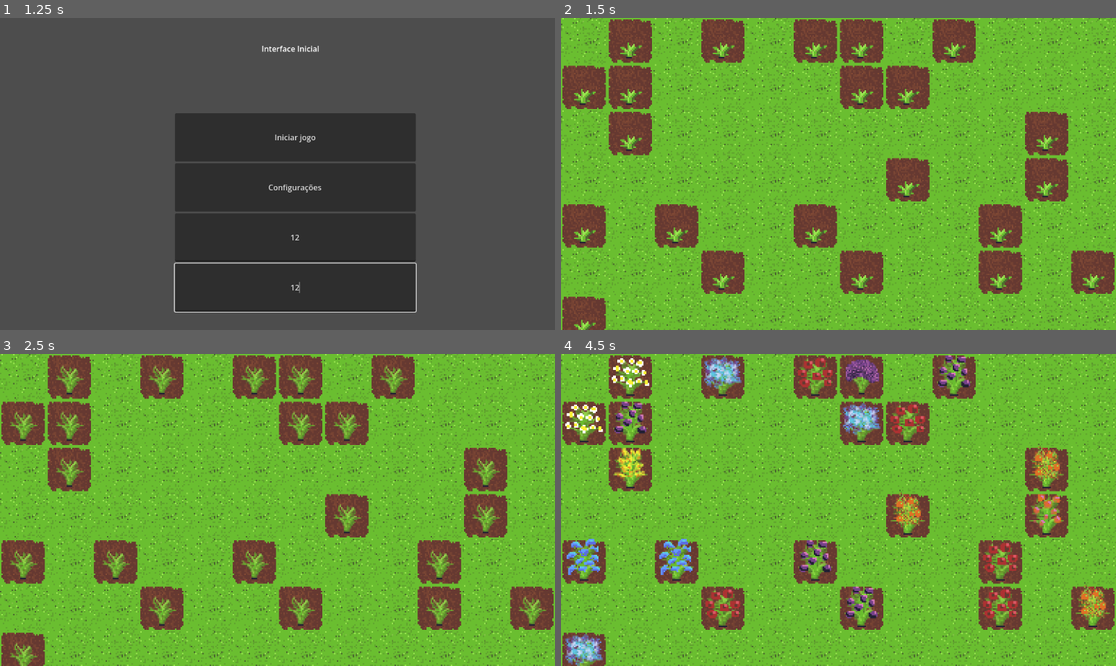
Above: before the commit, frames 1-4 (two rows, left to right).
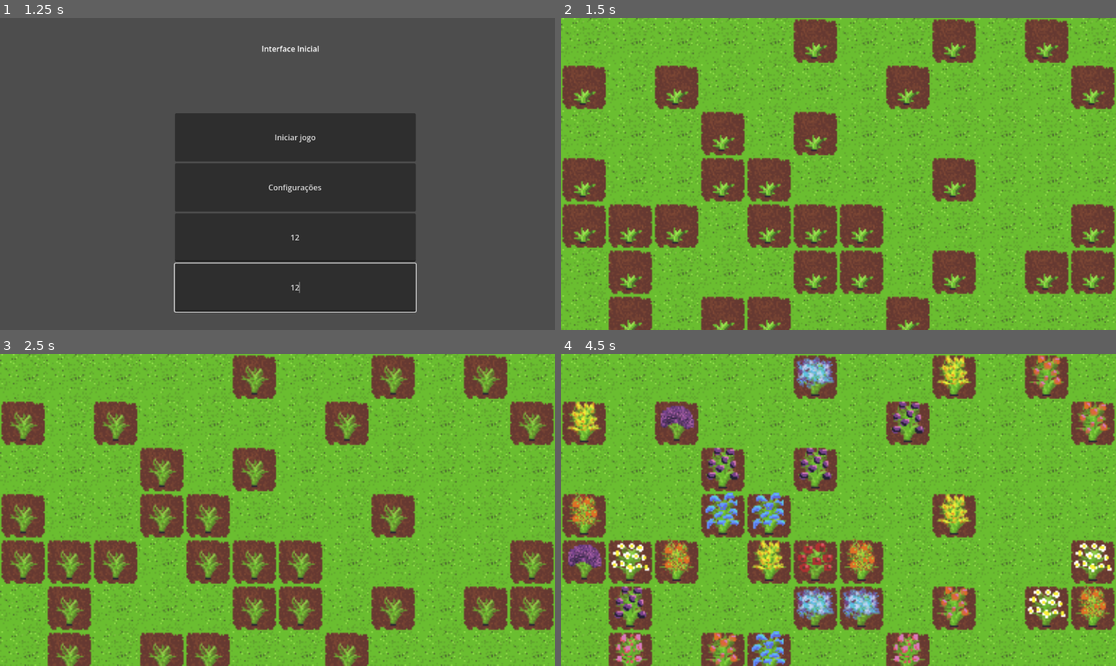
Above: after the commit, the same moments.

Repository: GameLab-UERJ/Monitoria-Estruturas-Algoritmos
Game: Godot game, scene res://control.tscn
The game is run twice, just before and just after one commit, with the same random seed, the same clock (stepped at 60 frames per second) and the same inputs.
Inputs (mouse positions are in pixels of both pictures, inside the frame that each line leads up to):
- Up to frame 1 (1.25 s): click (294, 236) at 0.52 s; type "12" at 0.6 s; click (294, 286) at 0.75 s; type "12" at 0.83 s
- Up to frame 2 (1.5 s): click "Iniciar jogo" at 1.25 s
- Up to frame 3 (2.5 s): tap Enter at 2 s
- Up to frame 4 (4.5 s): tap Space at 2.75 s; tap Enter at 4.25 s

Frame 1 is identical in both runs. In frame 2, 36% of the frame differs, in the area x 0-100%, y 0-100%; in frame 3, 35%; in frame 4, 39%.

Commit message:
mudei o mapa para o modo tilemap e mantive todas as funcionalidades que já existiam no grid conteiner, além de adicionar também fisica de contato na flores

Diff:
--- a/Dadosdojogo.gd
+++ /dev/null
@@ -1,11 +0,0 @@
-extends Node
-
-
-# Called when the node enters the scene tree for the first time.
-func _ready() -> void:
-	pass # Replace with function body.
-
-
-# Called every frame. 'delta' is the elapsed time since the previous frame.
-func _process(delta: float) -> void:
-	pass
--- a/Imagens/texturas-chao.tres
+++ b/Imagens/texturas-chao.tres
@@ -26,20 +26,30 @@
 8:1/0 = 0
 9:1/0 = 0
 0:2/0 = 0
+0:2/0/physics_layer_0/polygon_0/points = PackedVector2Array(-8.443718, -8.284399, 9.718235, -8.603029, 9.718235, 8.284401, -9.080978, 7.6471367)
 1:2/0 = 0
+1:2/0/physics_layer_0/polygon_0/points = PackedVector2Array(-8.443718, -8.284399, 9.718235, -8.603029, 9.718235, 8.284401, -9.080978, 7.6471367)
 2:2/0 = 0
+2:2/0/physics_layer_0/polygon_0/points = PackedVector2Array(-8.443718, -8.284399, 9.718235, -8.603029, 9.718235, 8.284401, -9.080978, 7.6471367)
 3:2/0 = 0
+3:2/0/physics_layer_0/polygon_0/points = PackedVector2Array(-8.443718, -8.284399, 9.718235, -8.603029, 9.718235, 8.284401, -9.080978, 7.6471367)
 4:2/0 = 0
+4:2/0/physics_layer_0/polygon_0/points = PackedVector2Array(-8.443718, -8.284399, 9.718235, -8.603029, 9.718235, 8.284401, -9.080978, 7.6471367)
 5:2/0 = 0
 6:2/0 = 0
 7:2/0 = 0
 8:2/0 = 0
 9:2/0 = 0
 0:3/0 = 0
+0:3/0/physics_layer_0/polygon_0/points = PackedVector2Array(-8.443718, -8.284399, 9.718235, -8.603029, 9.718235, 8.284401, -9.080978, 7.6471367)
 1:3/0 = 0
+1:3/0/physics_layer_0/polygon_0/points = PackedVector2Array(-8.443718, -8.284399, 9.718235, -8.603029, 9.718235, 8.284401, -9.080978, 7.6471367)
 2:3/0 = 0
+2:3/0/physics_layer_0/polygon_0/points = PackedVector2Array(-8.443718, -8.284399, 9.718235, -8.603029, 9.718235, 8.284401, -9.080978, 7.6471367)
 3:3/0 = 0
+3:3/0/physics_layer_0/polygon_0/points = PackedVector2Array(-8.443718, -8.284399, 9.718235, -8.603029, 9.718235, 8.284401, -9.080978, 7.6471367)
 4:3/0 = 0
+4:3/0/physics_layer_0/polygon_0/points = PackedVector2Array(-8.443718, -8.284399, 9.718235, -8.603029, 9.718235, 8.284401, -9.080978, 7.6471367)
 5:3/0 = 0
 6:3/0 = 0
 7:3/0 = 0
@@ -96,4 +106,5 @@
 
 [resource]
 tile_size = Vector2i(32, 32)
+physics_layer_0/collision_layer = 1
 sources/0 = SubResource("TileSetAtlasSource_4f0e8")
--- a/cenas/cena_inical_do_jogo.tscn
+++ b/cenas/cena_inical_do_jogo.tscn
@@ -1,18 +1,17 @@
 [gd_scene format=3 uid="uid://dsaiw67eby2sv"]
 
-[ext_resource type="Script" uid="uid://dywl8q8ar46gt" path="res://scripts/grid_container.gd" id="1_xv861"]
+[ext_resource type="TileSet" uid="uid://blgil7r7q0b6q" path="res://Imagens/texturas-chao.tres" id="1_lbr3u"]
+[ext_resource type="Script" uid="uid://b2ur6olh40cr6" path="res://cenas/tile_map_layer.gd" id="2_ilbva"]
+[ext_resource type="Script" uid="uid://coplpd7rldiyi" path="res://cenas/timer.gd" id="3_ucqhn"]
 
-[node name="GridContainer" type="GridContainer" unique_id=1327010294]
-texture_filter = 2
-offset_right = 448.0
-offset_bottom = 320.0
-theme_override_constants/h_separation = 0
-theme_override_constants/v_separation = 0
-script = ExtResource("1_xv861")
-linhas_custom = 4
-colunas_custom = 4
+[node name="TileMapLayer" type="TileMapLayer" unique_id=1827566320]
+scale = Vector2(3, 3)
+tile_set = ExtResource("1_lbr3u")
+rendering_quadrant_size = 32
+script = ExtResource("2_ilbva")
 
 [node name="Timer" type="Timer" parent="." unique_id=283884369]
 autostart = true
+script = ExtResource("3_ucqhn")
 
 [connection signal="timeout" from="Timer" to="." method="_on_timer_timeout"]
--- /dev/null
+++ b/cenas/tile_map_layer.gd
@@ -0,0 +1,71 @@
+
+extends TileMapLayer
+
+@export var linhas_custom: int = 4
+@export var colunas_custom: int = 4
+
+var dados_plantas = {}
+
+func _ready() -> void:
+    self.scale = Vector2(3, 3)
+
+
+    var timer_node = get_node_or_null("Timer")
+
+    if timer_node:
+
+        if not timer_node.timeout.is_connected(_on_timer_timeout):
+            timer_node.timeout.connect(_on_timer_timeout)
+
+    else:
+       pass
+
+    gerar_grid()
+
+func gerar_grid():
+    print("Gerando grid de ", colunas_custom, "x", linhas_custom)
+    for x in range(colunas_custom):
+        for y in range(linhas_custom):
+            var pos = Vector2i(x, y)
+
+
+            if randf() >= 0.7:
+
+                set_cell(pos, 0, Vector2i(2, 1))
+                dados_plantas[pos] = {"status": "broto", "segundos": 0}
+                print("Desenhando BROTO em: ", pos)
+            else:
+
+                set_cell(pos, 0, Vector2i(0, 0))
+                dados_plantas[pos] = {"status": "terra", "segundos": 0}
+                print("Desenhando TERRA em: ", pos)
+
+func processar_crescimento():
+
+
+    for pos in dados_plantas.keys():
+        var planta = dados_plantas[pos]
+
+
+        if planta.status == "broto":
+
+
+            planta.segundos += 1
+
+            if planta.segundos == 1:
+                set_cell(pos, 0, Vector2i(3, 1))
+            elif planta.segundos == 2:
+                set_cell(pos, 0, Vector2i(4, 1))
+            elif planta.segundos >= 3:
+                var flor_final = Vector2i(randi_range(0, 4), randi_range(2, 3))
+                set_cell(pos, 0, flor_final)
+                planta.status = "flor"
+        else:
+
+            pass
+
+
+func _on_timer_timeout() -> void:
+
+
+    processar_crescimento()
--- /dev/null
+++ b/cenas/timer.gd
@@ -0,0 +1,5 @@
+extends Timer
+
+func _on_timer_timeout() -> void:
+
+	get_parent().processar_crescimento()
--- a/scripts/Dadosdojogo.gd
+++ /dev/null
@@ -1,11 +0,0 @@
-extends Node
-
-
-# Called when the node enters the scene tree for the first time.
-func _ready() -> void:
-	pass # Replace with function body.
-
-
-# Called every frame. 'delta' is the elapsed time since the previous frame.
-func _process(delta: float) -> void:
-	pass
Not shown, added: cenas/tile_map_layer.gd.uid
Not shown, added: cenas/timer.gd.uid
Not shown, added: grid_container.gd.uid
Not shown, added: iniciar_jogo.gd.uid
Not shown, removed: scripts/Dadosdojogo.gd.uid
Not shown, added: texture_rect.gd.uid
Not shown, added: timer.gd.uid
